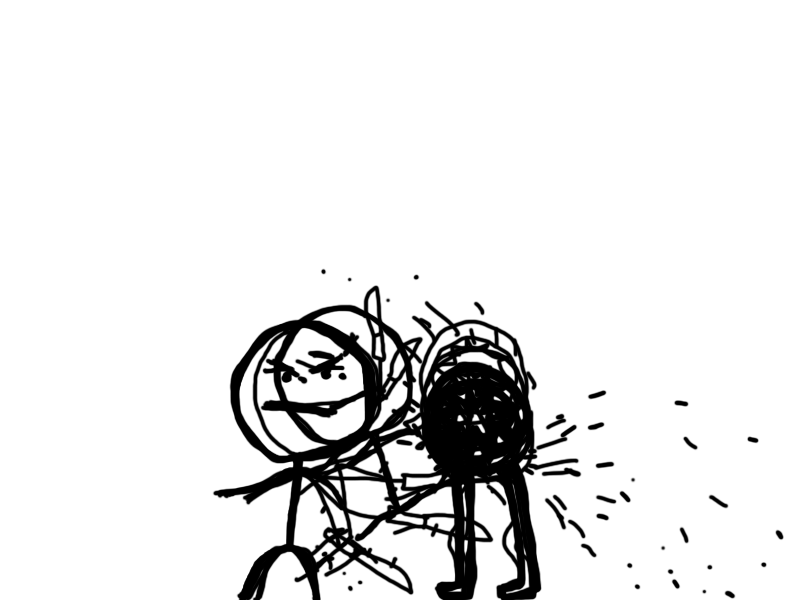
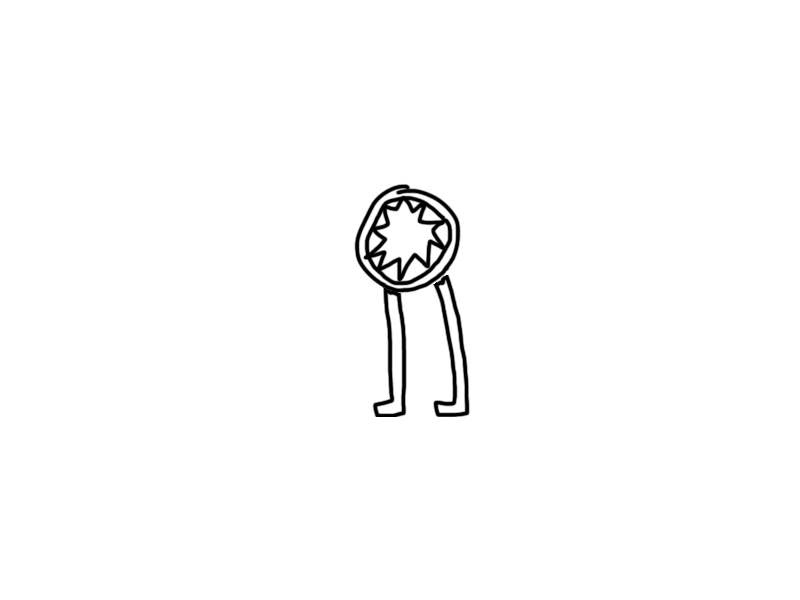
Before/after of a 800×600 layered artwork. What changed in the layer stack:
added group "MouthCreature_Gibs" with 3 layers above "Idle copy 2" over (354, 183, 470, 417)
added layer "Head" in group "MouthCreature_Gibs" over (354, 183, 461, 293)
added layer "RighLeg" in group "MouthCreature_Gibs" over (433, 274, 470, 417)
added layer "LeftLeg" in group "MouthCreature_Gibs" over (372, 287, 407, 417)
moved "Frame 16" into group "MouthCreature_Glory1" over (232, 320, 370, 600)
moved "Frame 15" into group "MouthCreature_Glory1" over (252, 320, 784, 599)
moved "Frame 14" into group "MouthCreature_Glory1" over (275, 304, 729, 590)
moved "Frame 13" into group "MouthCreature_Glory1" over (276, 305, 617, 558)
moved "Frame 12" into group "MouthCreature_Glory1" over (273, 306, 580, 600)
moved "Frame 11" into group "MouthCreature_Glory1" over (272, 306, 537, 600)
moved "Frame 10" into group "MouthCreature_Glory1" over (234, 322, 538, 600)
moved "Frame 9" into group "MouthCreature_Glory1" over (226, 268, 713, 600)
moved "Frame 8" into group "MouthCreature_Glory1" over (224, 274, 666, 600)
moved "Frame 7" into group "MouthCreature_Glory1" over (222, 285, 582, 600)
moved "Frame 6" into group "MouthCreature_Glory1" over (218, 301, 542, 600)
moved "Frame 5" (1st of 2, in "MouthCreature_Glory1") into group "MouthCreature_Glory1" over (212, 322, 541, 600)
moved "Frame 4" (1st of 2, in "MouthCreature_Glory1") into group "MouthCreature_Glory1" over (217, 322, 542, 600)
moved "Frame 3" (1st of 2, in "MouthCreature_Glory1") into group "MouthCreature_Glory1" over (216, 319, 541, 600)
moved "Frame 2" (1st of 2, in "MouthCreature_Glory1") into group "MouthCreature_Glory1" over (226, 320, 542, 600)
moved "Frame 1" (1st of 2, in "MouthCreature_Glory1") into group "MouthCreature_Glory1" over (234, 322, 537, 600)
